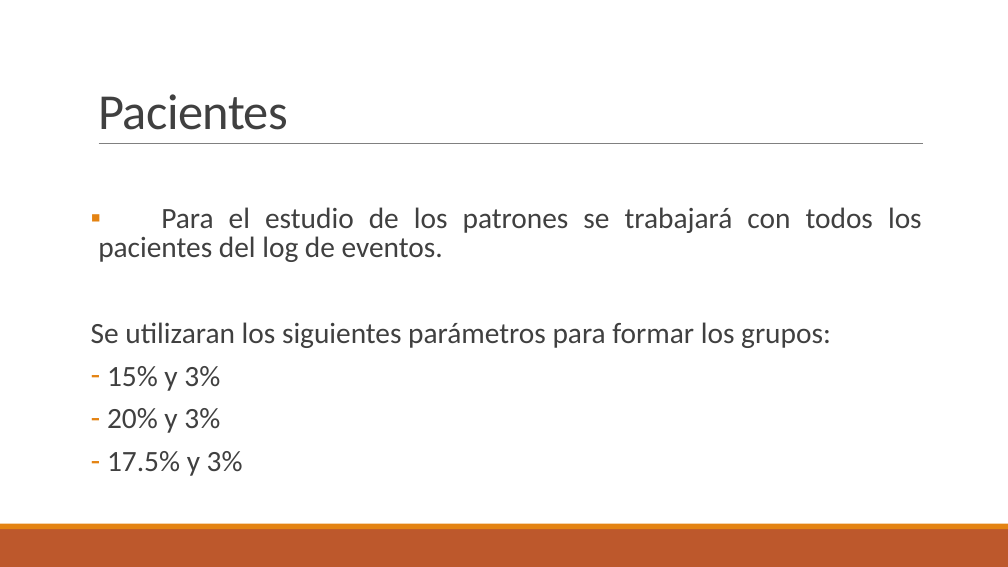
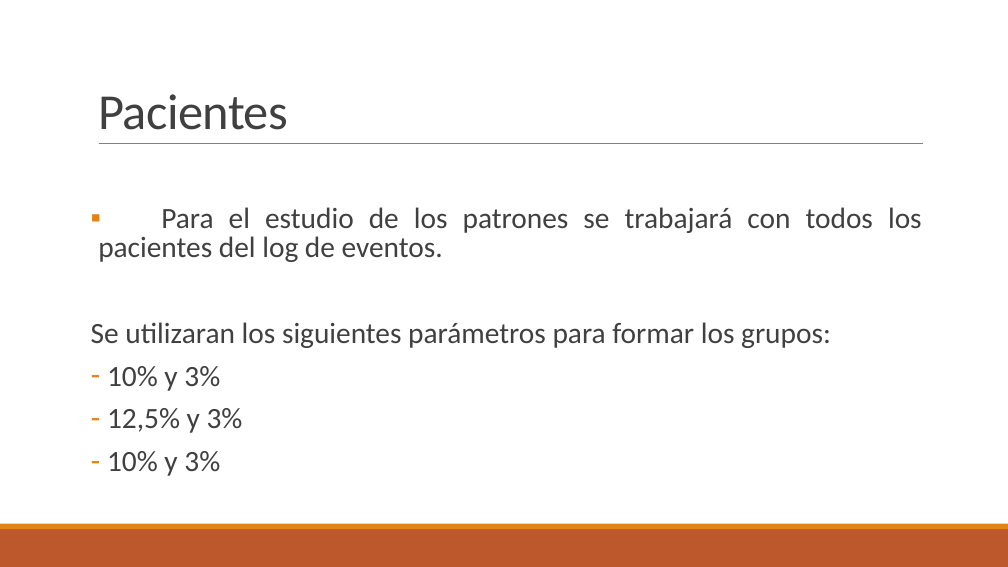
Before and after one commit to cealvarez/Repo-FONDECYT, a slide deck: slide 2 of Tesis/Nicolas/Análisis de Datos.pptx. Drawn at 1008x567 pixels with LibreOffice and Linux fonts; fonts in the diff are those of the drawing. Boxes give left, top, right and bottom in pixels: in the first picture for what was removed or moved away, otherwise in the second. Text is boxed around its words. In the diff, an @@ line names an element or a change of style, - is before the commit and + after.

Commit message:
Presentacion y Excel pacientes Nico

```diff
--- a/Tesis/Nicolas/Análisis de Datos.pptx
+++ b/Tesis/Nicolas/Análisis de Datos.pptx
@@ text at bbox=[107, 366, 243, 476]: text changed @@
-– 15% y 3%
-– 20% y 3%
-– 17.5% y 3%
+– 10% y 3%
+– 12,5% y 3%
+– 10% y 3%
```
Also in this commit, not shown: 8 other slides changed, 11 slides added, 9 slides removed, 9 other files.
